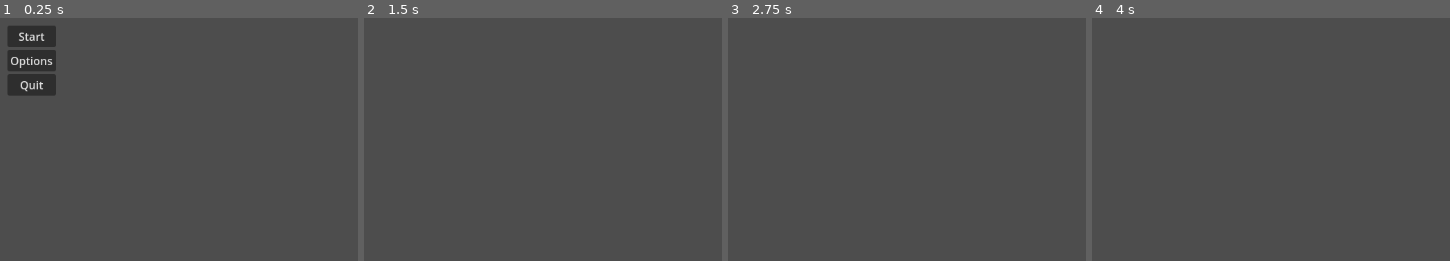
Above: before the commit, frames 1-4 (left to right).
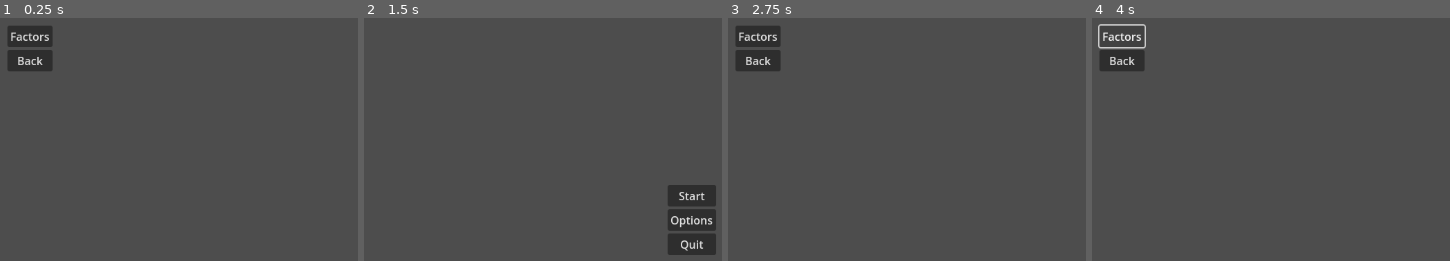
Above: after the commit, the same moments.

Repository: mulboor/kruispuntsimulatie
Game: Godot game, scene res://ui/options_test.tscn
Same seed, same stepped clock (60 frames per second), same inputs: the game is played once before the commit and once after it. This scene is started directly instead of the project's main scene.
Inputs (mouse positions are in pixels of both pictures, inside the frame that each line leads up to):
- Up to frame 1 (0.25 s): no input
- Up to frame 2 (1.5 s): click (392, 37) at 0.5 s, where only the run after the commit has a clickable "Factors"; click (392, 61) at 1.25 s, where only the run after the commit has a clickable "Back"
- Up to frame 3 (2.75 s): click (1057, 219) at 2 s, where only the run after the commit has a clickable "Options"
- Up to frame 4 (4 s): click (1120, 37) at 2.75 s, where only the run after the commit has a clickable "Factors"; click (1120, 37) at 3.5 s, where only the run after the commit has a clickable "Factors"

The runs differ from the first frame. In frame 1, 1.7% of the frame differs, in the area x 2-16%, y 3-32%; in frame 2, 3.3%, in the area x 84-99%, y 68-98%; in frame 3, 2.0%; in frame 4, 1.5%.

Commit message:
UI centre

Diff:
--- a/ui/options_test.tscn
+++ b/ui/options_test.tscn
@@ -1,6 +1,6 @@
 [gd_scene load_steps=2 format=3 uid="uid://mbv4ga5ccstp"]
 
-[ext_resource type="Script" path="res://ui/test.gd" id="1_jjb67"]
+[ext_resource type="Script" path="res://ui/options_test.gd" id="1_jb08e"]
 
 [node name="Test" type="Control"]
 layout_mode = 3
@@ -13,7 +13,7 @@
 offset_bottom = 24.0
 grow_horizontal = 2
 grow_vertical = 2
-script = ExtResource("1_jjb67")
+script = ExtResource("1_jb08e")
 
 [node name="MarginContainer" type="MarginContainer" parent="."]
 layout_mode = 0
@@ -23,18 +23,12 @@
 [node name="VBoxContainer" type="VBoxContainer" parent="MarginContainer"]
 layout_mode = 2
 
-[node name="Start" type="Button" parent="MarginContainer/VBoxContainer"]
+[node name="Factors" type="Button" parent="MarginContainer/VBoxContainer"]
 layout_mode = 2
-text = "Start"
+text = "Factors"
 
-[node name="Options" type="Button" parent="MarginContainer/VBoxContainer"]
+[node name="Back" type="Button" parent="MarginContainer/VBoxContainer"]
 layout_mode = 2
-text = "Options"
+text = "Back"
 
-[node name="Quit" type="Button" parent="MarginContainer/VBoxContainer"]
-layout_mode = 2
-text = "Quit"
-
-[connection signal="pressed" from="MarginContainer/VBoxContainer/Start" to="." method="_on_start_pressed"]
-[connection signal="pressed" from="MarginContainer/VBoxContainer/Options" to="." method="_on_options_pressed"]
-[connection signal="pressed" from="MarginContainer/VBoxContainer/Quit" to="." method="_on_quit_pressed"]
+[connection signal="pressed" from="MarginContainer/VBoxContainer/Back" to="." method="_on_back_pressed"]
--- a/ui/test.tscn
+++ b/ui/test.tscn
@@ -1,34 +1,43 @@
-[gd_scene load_steps=2 format=3 uid="uid://ja4stpkjn68v"]
+[gd_scene load_steps=2 format=3 uid="uid://mbv4ga5ccstp"]
 
-[ext_resource type="Script" path="res://ui/options_test.gd" id="1_ec27c"]
+[ext_resource type="Script" path="res://ui/test.gd" id="1_xrykl"]
 
 [node name="Test" type="Control"]
 layout_mode = 3
 anchors_preset = 15
 anchor_right = 1.0
 anchor_bottom = 1.0
-offset_left = 80.0
-offset_top = 24.0
-offset_right = 80.0
-offset_bottom = 24.0
+offset_left = 1.0
+offset_top = 2.0
+offset_right = 1.0
+offset_bottom = 2.0
 grow_horizontal = 2
 grow_vertical = 2
-script = ExtResource("1_ec27c")
+script = ExtResource("1_xrykl")
 
 [node name="MarginContainer" type="MarginContainer" parent="."]
 layout_mode = 0
-offset_right = 40.0
-offset_bottom = 40.0
+offset_left = 506.0
+offset_top = 252.0
+offset_right = 576.0
+offset_bottom = 353.0
 
 [node name="VBoxContainer" type="VBoxContainer" parent="MarginContainer"]
 layout_mode = 2
+alignment = 1
 
-[node name="Factors" type="Button" parent="MarginContainer/VBoxContainer"]
+[node name="Start" type="Button" parent="MarginContainer/VBoxContainer"]
 layout_mode = 2
-text = "Factors"
+text = "Start"
 
-[node name="Back" type="Button" parent="MarginContainer/VBoxContainer"]
+[node name="Options" type="Button" parent="MarginContainer/VBoxContainer"]
 layout_mode = 2
-text = "Back"
+text = "Options"
 
-[connection signal="pressed" from="MarginContainer/VBoxContainer/Back" to="." method="_on_back_pressed"]
+[node name="Quit" type="Button" parent="MarginContainer/VBoxContainer"]
+layout_mode = 2
+text = "Quit"
+
+[connection signal="pressed" from="MarginContainer/VBoxContainer/Start" to="." method="_on_start_pressed"]
+[connection signal="pressed" from="MarginContainer/VBoxContainer/Options" to="." method="_on_options_pressed"]
+[connection signal="pressed" from="MarginContainer/VBoxContainer/Quit" to="." method="_on_quit_pressed"]
Not shown: 1 places in ui/game.tscn that only renumber resources
